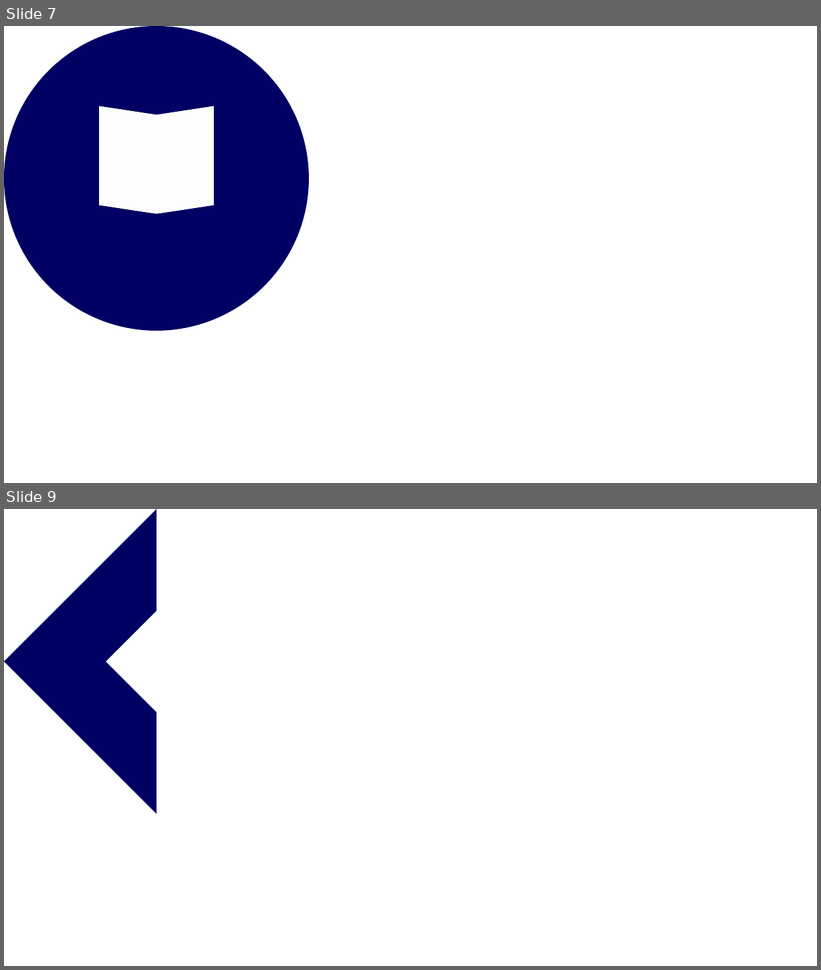
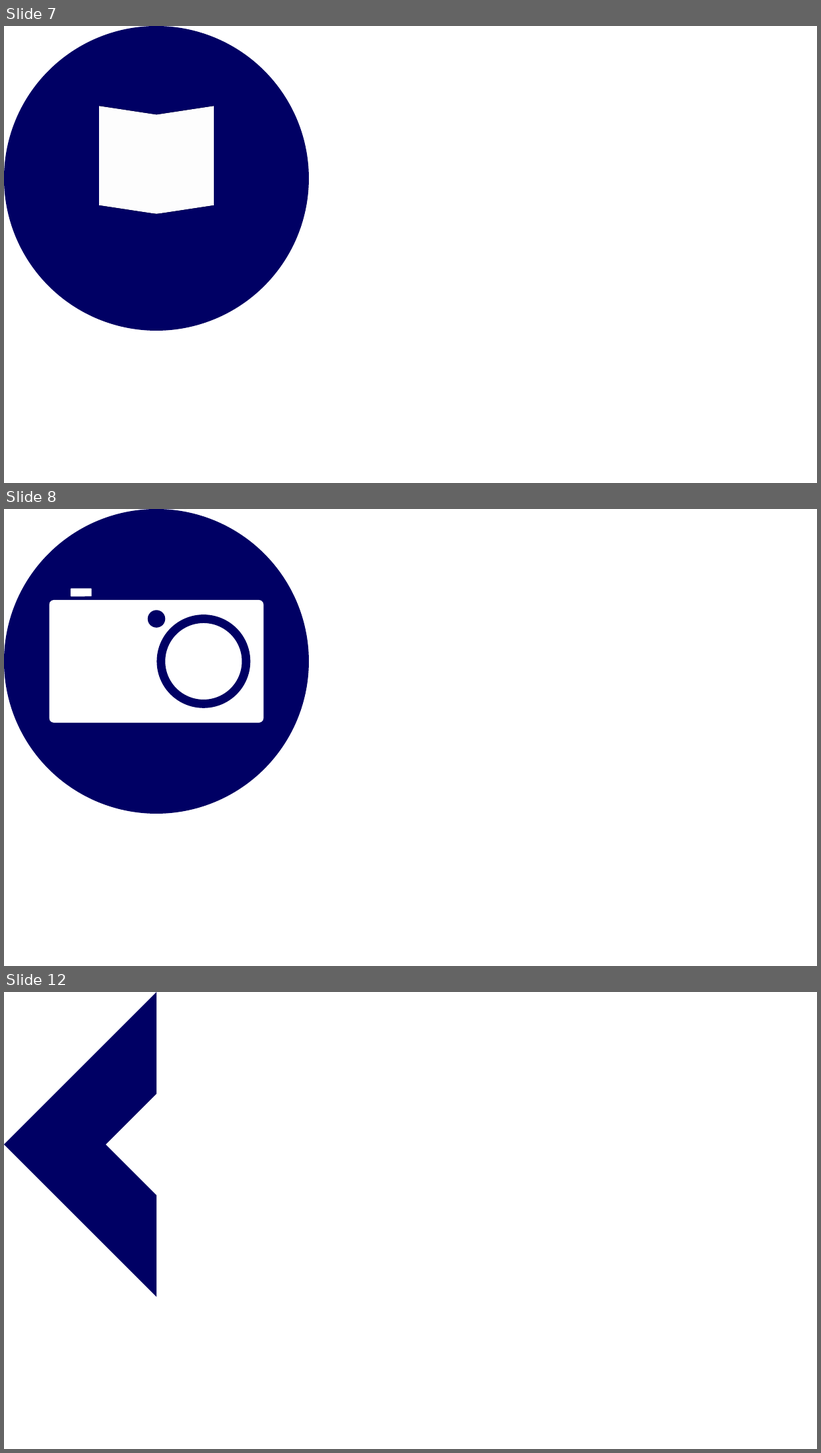
Before and after one commit to ChrisVasterling/chrisvasterling, a slide deck: Files/img/icons/icons.pptx. Shown one above the other, each under a label of ours: slides 7 and 9 before the commit, slides 7, 8 and 12 after it; the slides between them are not shown. The pictures are 821x970 and 821x1453 pixels, drawn with LibreOffice and Linux fonts; fonts in the diff are those of the drawing. Boxes give left, top, right and bottom in pixels: in the first picture for what was removed or moved away, otherwise in the second. Text is boxed around its words. In the diff, an @@ line names an element or a change of style, - is before the commit and + after.

```diff
--- a/Files/img/icons/icons.pptx
+++ b/Files/img/icons/icons.pptx
@@ slide 8 added at box(4, 509, 817, 966), background #FFFFFF @@
@@ ellipse added at box(4, 509, 309, 814), fill #000064 @@
@@ rounded rectangle added at box(50, 601, 263, 722), fill #FFFFFF, outline #FFFFFF 1 pt @@
@@ rounded rectangle added at box(71, 588, 91, 596), fill #FFFFFF @@
@@ ellipse added at box(148, 610, 166, 628), fill #000064 @@
@@ ellipse added at box(161, 619, 246, 704), fill #FFFFFF, outline #000064 10 pt @@
@@ what was slide 9 is now slide 12 @@
```
Also in this commit, not shown: 3 other slides added, 1 slide removed, 18 other files.
